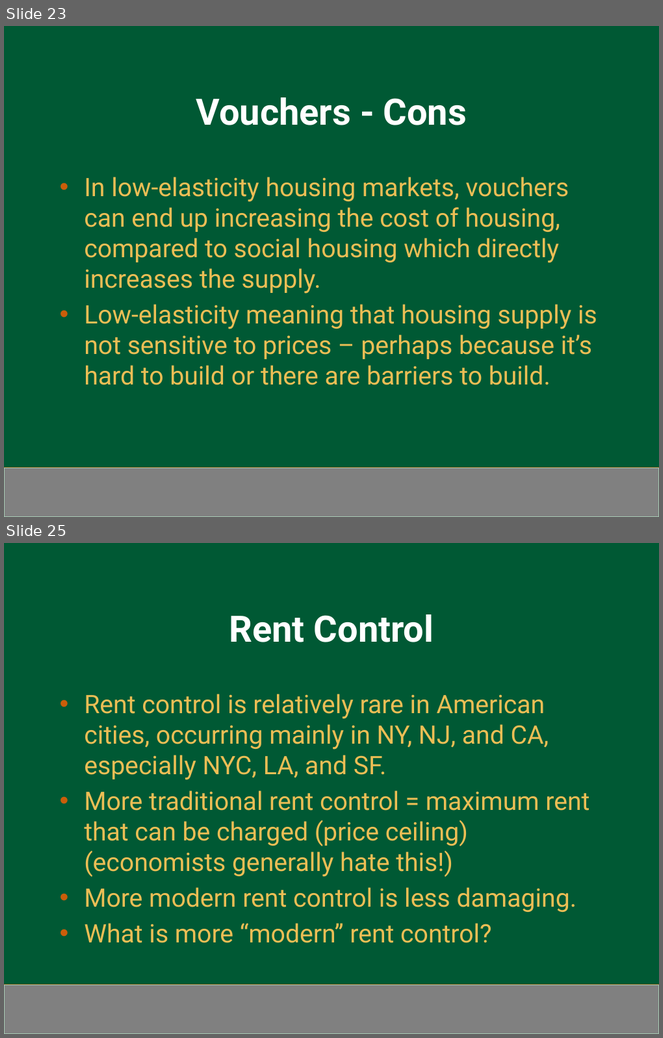
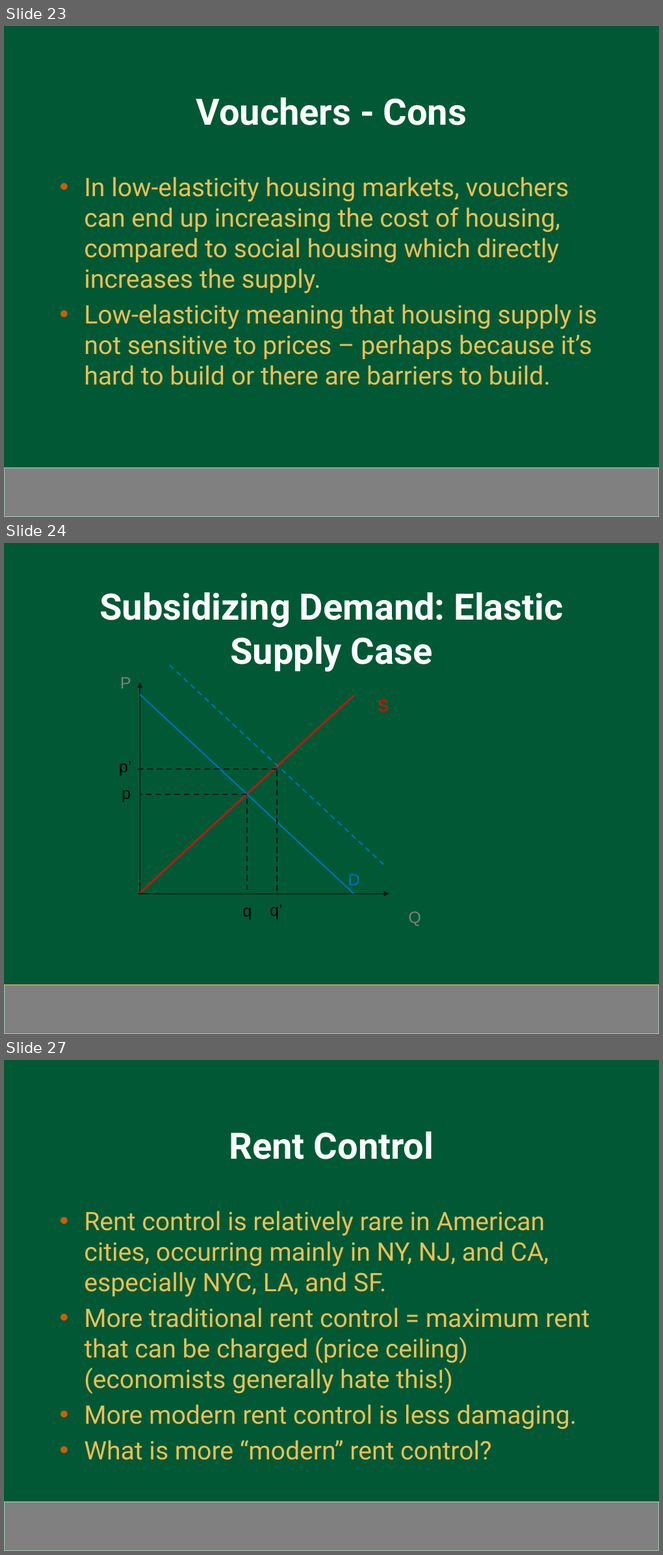
Before and after one commit to hhadah/urban-econ, a slide deck: slides/ppslides/19-HousingPoliciesMetcalfSlidesPButton.pptx. Shown one above the other, each under a label of ours: slides 23 and 25 before the commit, slides 23, 24 and 27 after it; the slides between them are not shown. The pictures are 663x1038 and 663x1555 pixels, drawn with LibreOffice and Linux fonts; fonts in the diff are those of the drawing; background and template pictures are left out. Boxes give left, top, right and bottom in pixels: in the first picture for what was removed or moved away, otherwise in the second. Text is boxed around its words. In the diff, an @@ line names an element or a change of style, - is before the commit and + after.

```diff
--- a/slides/ppslides/19-HousingPoliciesMetcalfSlidesPButton.pptx
+++ b/slides/ppslides/19-HousingPoliciesMetcalfSlidesPButton.pptx
@@ slide 24 added at (4,543,659,1034), background #005934; not listed: 2 template elements that a slide beside it also shows @@
@@ title added at (100,592,564,672), 40 pt, text #FFFFFF, bold @@
+Subsidizing Demand: Elastic Supply Case
@@ text added at (120,677,131,689), 18 pt, text #808080 @@
+P
@@ line added from (170, 665) to (384, 865), #0070C0 1.5 pt dashed @@
@@ arrow added from (140, 893) to (140, 683), #171717 1.5 pt @@
@@ line added from (140, 893) to (354, 696), #FF0000 1.5 pt @@
@@ line added from (140, 694) to (354, 894), #0070C0 1.5 pt @@
@@ text added at (378,700,389,712), 18 pt, text #FF0000 @@
+S
@@ text added at (119,761,132,776), 18 pt, text #000000 @@
+p’
@@ line added from (277, 769) to (139, 769), #171717 1.5 pt dashed @@
@@ line added from (277, 771) to (277, 894), #171717 1.5 pt dashed @@
@@ text added at (122,790,131,802), 18 pt, text #000000 @@
+p
@@ line added from (247, 795) to (140, 795), #171717 1.5 pt dashed @@
@@ line added from (247, 798) to (247, 891), #171717 1.5 pt dashed @@
@@ text added at (348,874,360,889), 18 pt, text #0070C0 @@
+D
@@ arrow added from (139, 894) to (389, 894), #171717 1.5 pt @@
@@ text added at (243,908,252,920), 18 pt, text #000000 @@
+q
@@ text added at (270,905,283,919), 18 pt, text #000000 @@
+q’
@@ text added at (408,912,421,927), 18 pt, text #808080 @@
+Q
@@ what was slide 25 is now slide 27 @@
```
Also in this commit, not shown: 2 slides changed, 3 other slides added, 4 other files.
